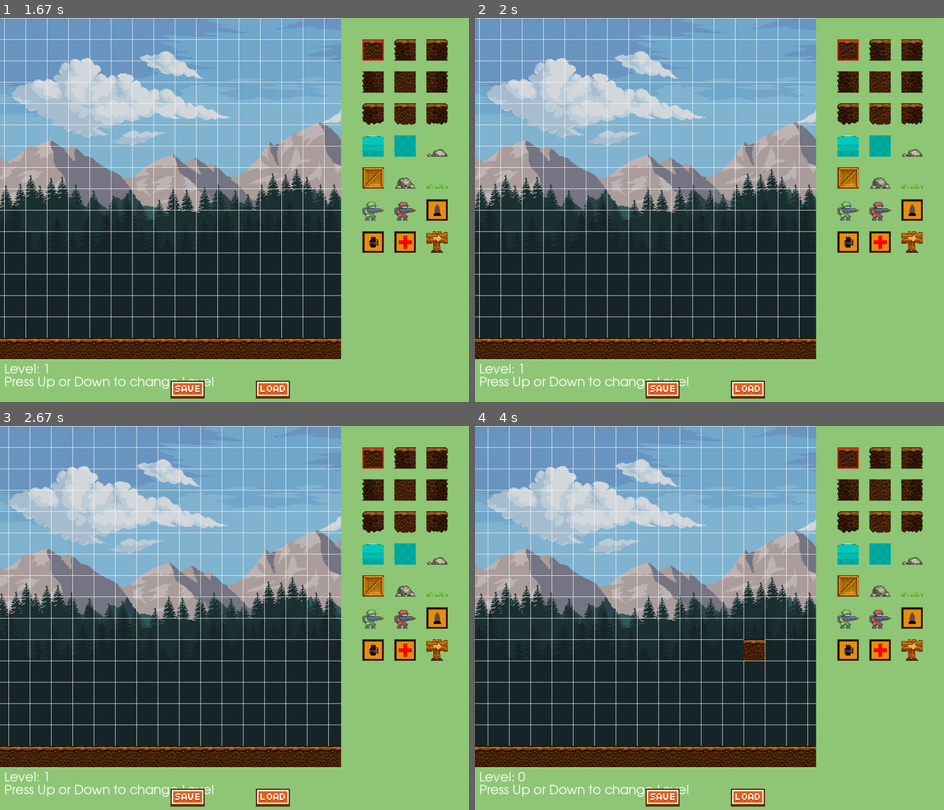
Above: before the commit, frames 1-4 (two rows, left to right).
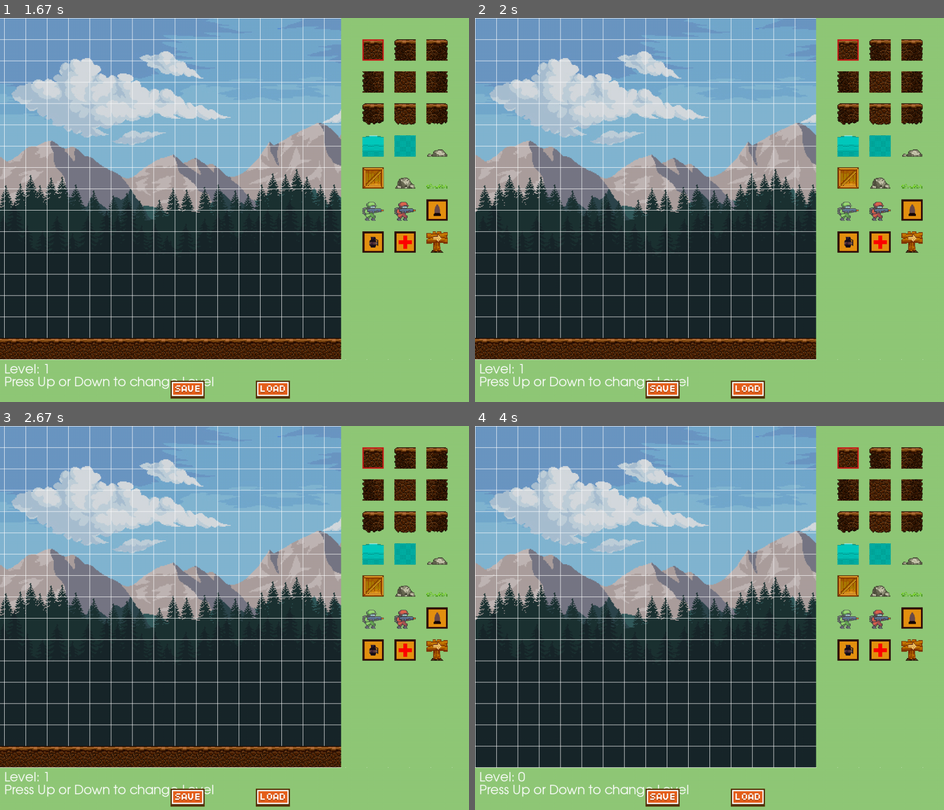
Above: after the commit, the same moments.

Repository: ChrisCraddock/Pygame-Tile-Level-Editor
Game: pygame game, started from level_editor.py
Two runs of this game, one before a commit and one after it. Both use one fixed random seed, a clock stepped at 60 frames per second and the inputs below.
Inputs (mouse positions are in pixels of both pictures, inside the frame that each line leads up to):
- Up to frame 1 (1.67 s): hold Right 0.33-0.8 s; hold Up 0.83-1.13 s; click (187, 390) at 1.22 s
- Up to frame 2 (2 s): click (747, 390) at 1.72 s
- Up to frame 3 (2.67 s): hold Right 2.17-2.63 s
- Up to frame 4 (4 s): hold Left 2.67-3.2 s; hold Down 3.23-3.53 s; click (765, 652) at 3.62 s; click (747, 798) at 3.95 s

Frame 1 is identical in both runs. In frame 2, 9.0% of the frame differs, in the area x 0-97%, y 0-89%; in frame 3, 9.0%; in frame 4, 12%, in the area x 0-99%, y 0-89%.

Commit message:
finished

Diff:
--- a/level_editor.py
+++ b/level_editor.py
@@ -1,5 +1,7 @@
 import pygame
 import button
+import csv
+import pickle #Commenting out the original Save and Load while-loops
 
 pygame.init()
 #[][][][][][][][][][][][][][][][][][][][][][][][][][][][][][][][][][][][][][][][][][][][][][][][][][][][][][][][][]
@@ -134,8 +136,32 @@
 	draw_text(f'Level: {level}', font, WHITE, 10,SCREEN_HEIGHT + LOWER_MARGIN - 90)
 	draw_text('Press Up or Down to change Level', font, WHITE, 10,SCREEN_HEIGHT + LOWER_MARGIN - 60)
 	#Svae and Load data
-	save_button.draw(screen)
-	load_button.draw(screen)
+	if save_button.draw(screen):
+		#Save level data NOTE:NO CONFIRMATION GIVEN AFTER SAVE
+		pickle_out = open(f'level{level}_data', 'wb')
+		pickle.dump(world_data, pickle_out)
+		pickle_out.close()
+		# with open(f'level{level}_data.csv', 'w', newline='') as csvfile:
+		# 	writer = csv.writer(csvfile, delimiter=',')
+		# 	for row in world_data:
+		# 		writer.writerow(row)
+
+	if load_button.draw(screen):
+		#Load in level data and reset scroll back to start of level
+		#NOTE: This error handling will erase bottom floor if a level does not exist when loading.  Just re-draw bottom manually
+		try:
+		 scroll = 0
+		 world_data = []
+		 pickle_in = open(f'level{level}_data', 'rb')
+		 world_data = pickle.load(pickle_in)
+		except  FileNotFoundError:
+			pass
+		# with open(f'level{level}_data.csv', 'r', newline='') as csvfile:
+		# 	reader = csv.reader(csvfile, delimiter=',')
+		# 	for row in world_data:
+		# 		for x, row in enumerate(reader):
+		# 			for y, tile in enumerate(row):
+		# 				world_data[x][y] = int(tile)
 
 	#Draw Tile Panel and Tiles
 	pygame.draw.rect(screen, GREEN, (SCREEN_WIDTH,0,SIDE_MARGIN,SCREEN_HEIGHT))
